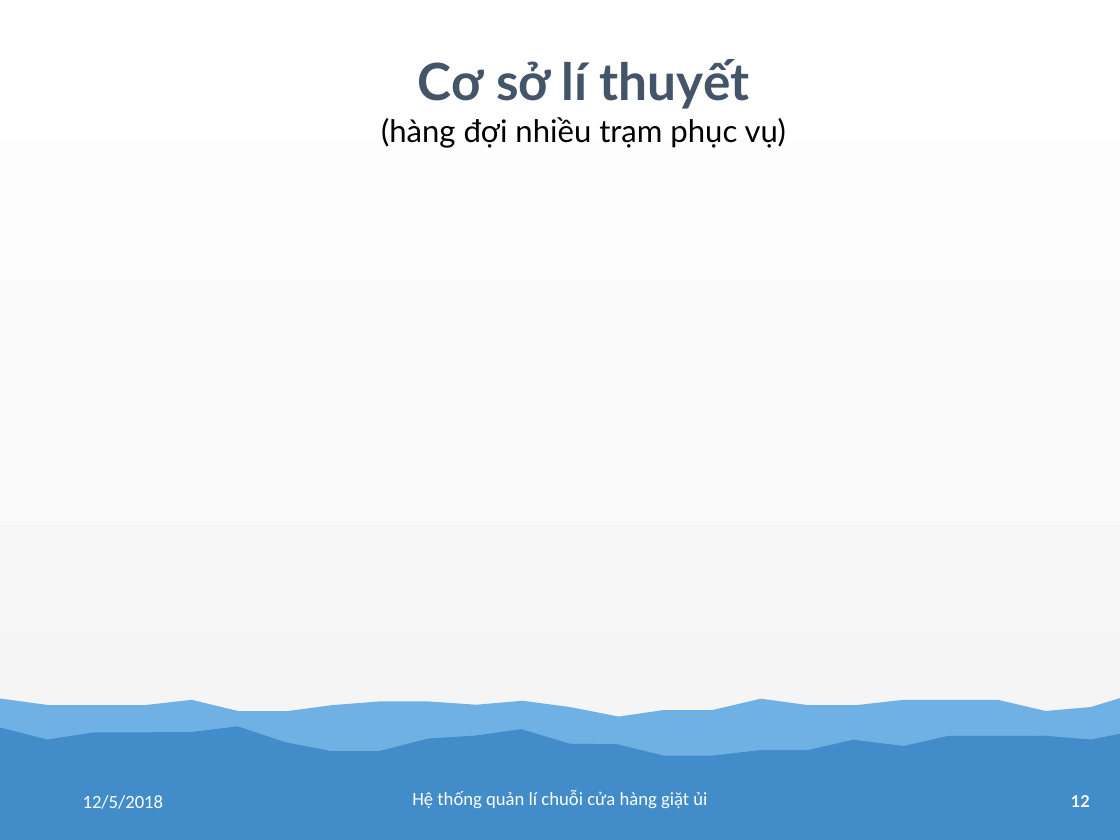
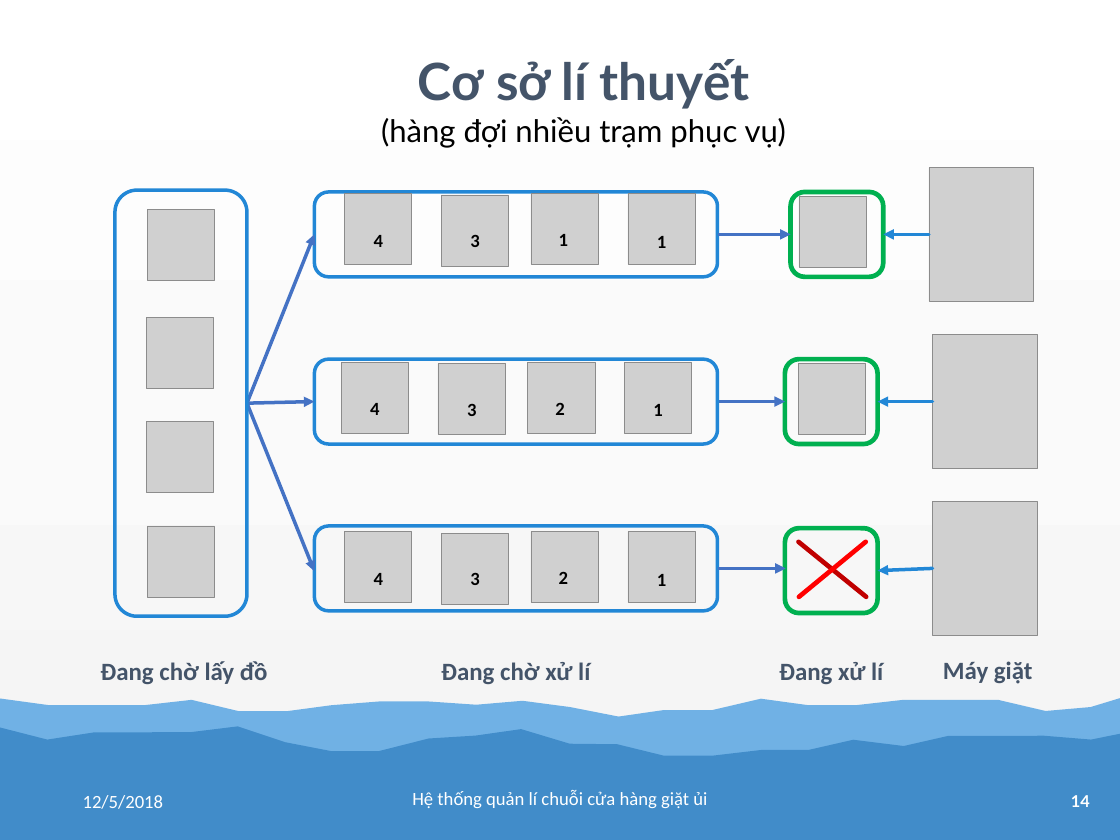
Before and after one commit to tranhoanghuan/Lu-n-v-n, a slide deck: slide 14 of baoCao/bao_cao.pptx (slide 12 before the commit). Drawn at 1120x840 pixels with LibreOffice and Linux fonts; fonts in the diff are those of the drawing; grey boxes stand for pictures; background and template pictures are left out. Boxes give left, top, right and bottom in pixels: in the first picture for what was removed or moved away, otherwise in the second. Text is boxed around its words. In the diff, an @@ line names an element or a change of style, - is before the commit and + after.

```diff
--- a/baoCao/bao_cao.pptx
+++ b/baoCao/bao_cao.pptx
@@ group added at [100, 167, 1037, 684]: 21 pictures, 16 texts, 9 arrows, 7 rounded rectangles, 2 lines @@
+Đang chờ lấy đồ
+Đang chờ xử lí
+Đang xử lí
+Máy giặt
+1
+1
+3
+4
+1
+2
+3
+4
+1
+2
+3
+4
@@ page number at [1071, 795, 1090, 807]: text changed @@
-12
+14
```
Also in this commit, not shown: 2 slides added.
